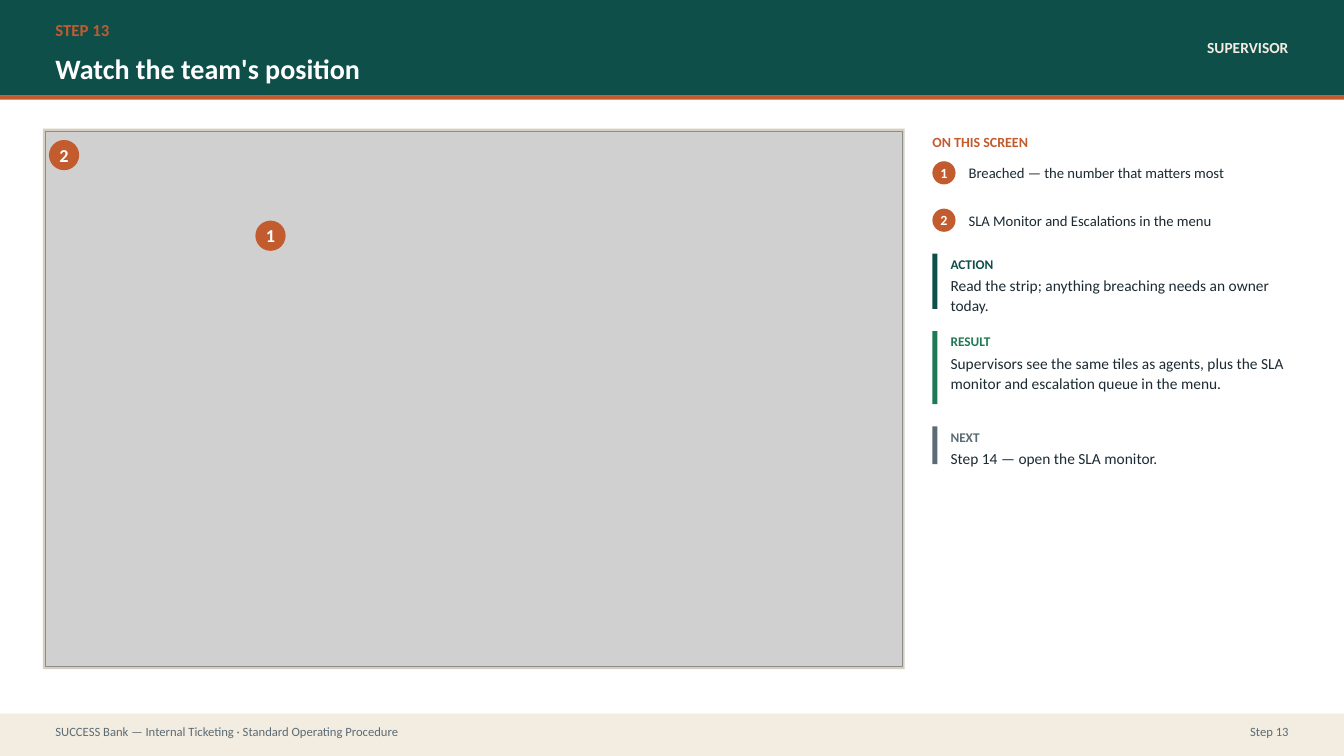
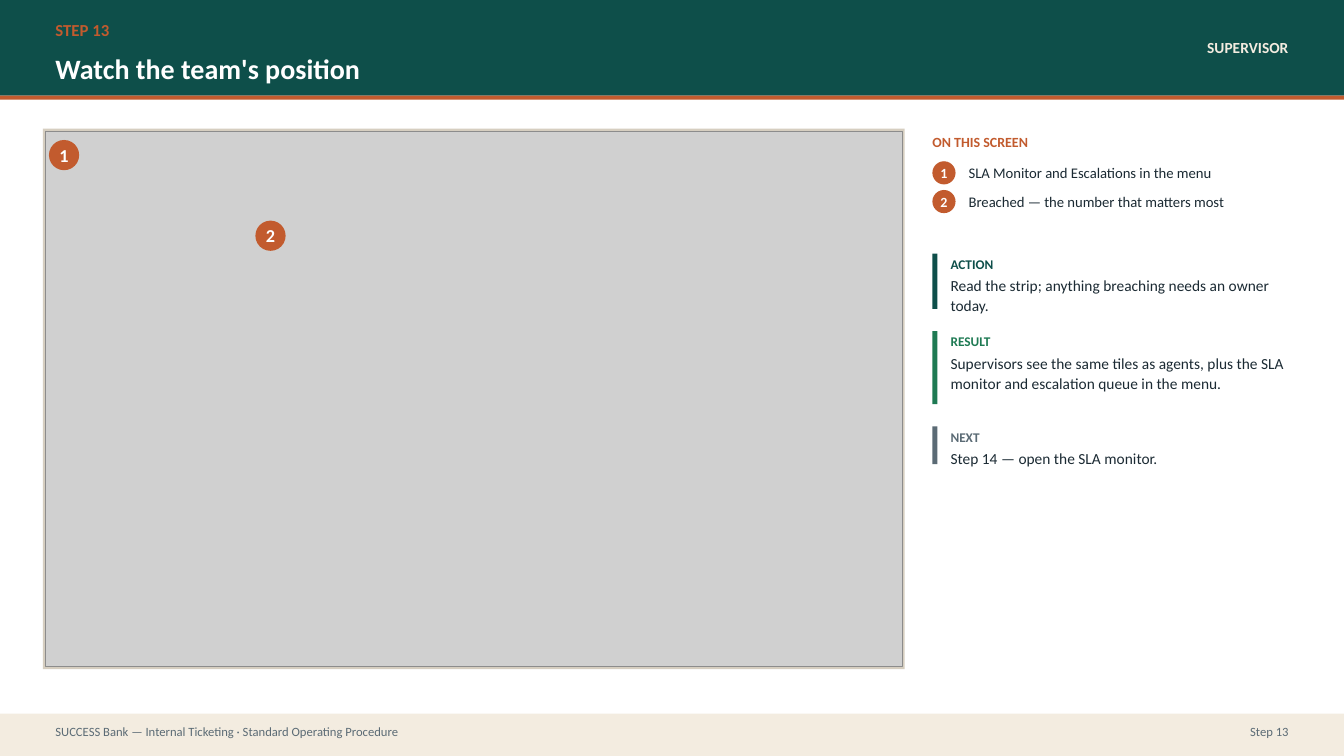
Before and after one commit to prajwal-patil-hub/Internal-Banking-Ticketing-System, a slide deck: slide 28 of docs/sop/SUCCESS-Bank-Ticketing-SOP.pptx. Drawn at 1344x756 pixels with LibreOffice and Linux fonts; fonts in the diff are those of the drawing; grey boxes stand for pictures. Boxes give left, top, right and bottom in pixels: in the first picture for what was removed or moved away, otherwise in the second. Text is boxed around its words. In the diff, an @@ line names an element or a change of style, - is before the commit and + after.

```diff
--- a/docs/sop/SUCCESS-Bank-Ticketing-SOP.pptx
+++ b/docs/sop/SUCCESS-Bank-Ticketing-SOP.pptx
@@ ellipse "1": place and size @@
-ellipse "1" at box(255, 221, 285, 251)
+ellipse "1" at box(49, 140, 80, 170)
@@ text "SLA Monitor and Escalations in ...": place and size @@
-text "SLA Monitor and Escalations in ..." at box(969, 215, 1211, 226)
+text "SLA Monitor and Escalations in ..." at box(969, 167, 1211, 178)
@@ ellipse "2": place and size @@
-ellipse "2" at box(933, 209, 956, 232)
+ellipse "2" at box(933, 191, 956, 214)
@@ text "Breached — the number that ...": place and size @@
-text "Breached — the number that ..." at box(969, 167, 1224, 178)
+text "Breached — the number that ..." at box(969, 196, 1224, 207)
@@ ellipse "2": place and size @@
-ellipse "2" at box(49, 140, 80, 170)
+ellipse "2" at box(255, 221, 285, 251)
```
Also in this commit, not shown: 12 other slides changed, 32 other files.
